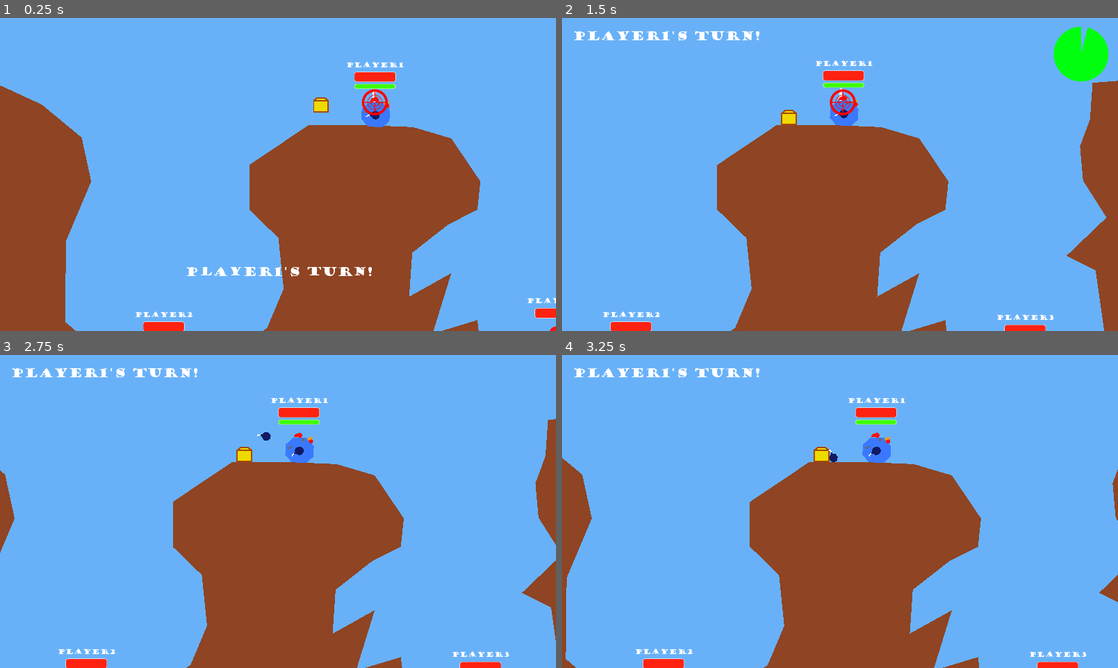
Above: before the commit, frames 1-4 (two rows, left to right).
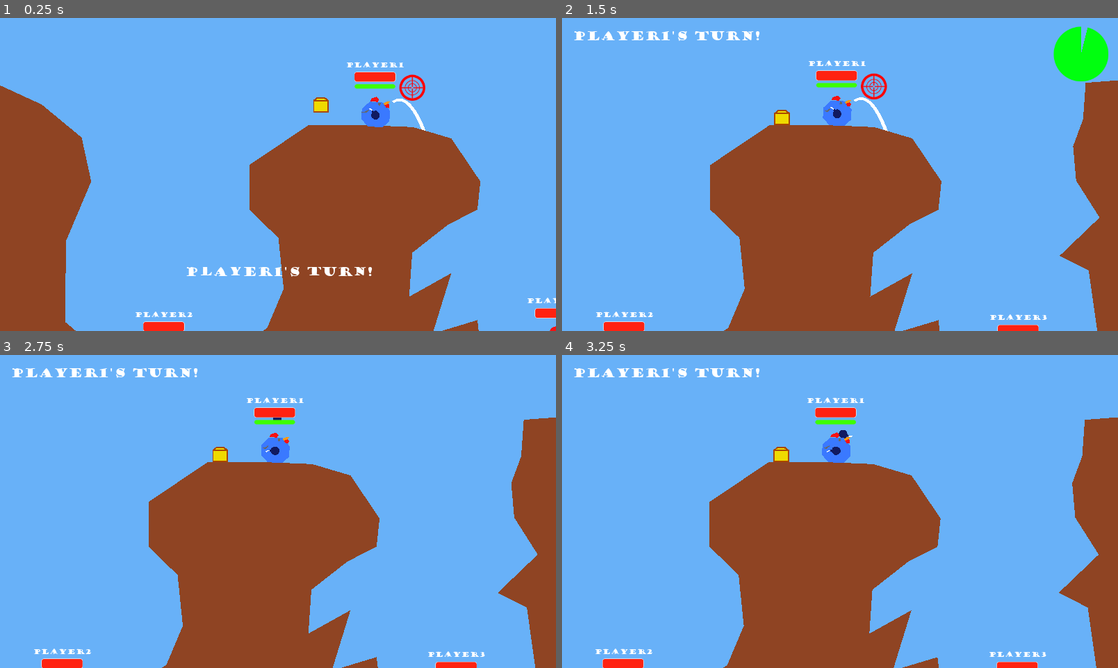
Above: after the commit, the same moments.

Repository: Athakaspen/NotWorms
Game: Godot game, scene res://MainScenes/Level.tscn
Same seed, same stepped clock (60 frames per second), same inputs: the game is played once before the commit and once after it. The engine's default icon, where the game draws it, is replaced by a stand-in: a white triangle on a blue panel in a dark square.
Inputs (mouse positions are in pixels of both pictures, inside the frame that each line leads up to):
- Up to frame 1 (0.25 s): no input
- Up to frame 2 (1.5 s): move the mouse to (867, 174) at 0.52 s; hold D (right) 0.53-1.25 s; hold Y (ready) 0.53-1.25 s; tap W (jump) at 0.77, 1.07 s; click (867, 174) at 0.8 s; click "Ready (Y)" at 1.25 s
- Up to frame 3 (2.75 s): move the mouse to (250, 511) at 2.02 s; hold A (left) from 2.03 s (still down); click (250, 511) at 2.1 s; tap W (jump) at 2.27, 2.3, 2.57 s
- Up to frame 4 (3.25 s): move the mouse to (851, 505) at 2.77 s; release A (left) at 2.78 s; hold D (right) from 2.78 s (still down); hold W (jump) from 2.78 s (still down); tap Y (ready) at 3.05 s

The runs differ from the first frame. In frame 1, 0.5% of the frame differs, in the area x 63-77%, y 18-36%; in frame 2, 4.4%; in frame 3, 12%; in frame 4, 19%, in the area x 0-100%, y 13-100%.

Commit message:
Aim point is now relative to the player's position

Diff:
--- a/Scripts/Player.gd
+++ b/Scripts/Player.gd
@@ -7,11 +7,11 @@
 onready var player_body = $PlayerBody
 onready var turn_timer = $TurnTimer
 onready var turn_queue = $".."
-onready var aim_point = $AimPoint
+#onready var aim_point = $AimPoint
 onready var tag = $GamerTag
 
-var controller_aim_speed = 1000
-var max_aim_dist = 600
+#var controller_aim_speed = 1000
+#var max_aim_dist = 600
 
 export var MAX_HEALTH = 100
 var health
@@ -30,7 +30,6 @@
 
 # Called when the node enters the scene tree for the first time.
 func _ready():
-	aim_point.position = player_body.position
 	tag.set_player_name(name)
 	health = MAX_HEALTH
 	update_healthbar()
@@ -39,22 +38,6 @@
 func _process(delta):
 	# ah cahnt dyu aneethin if ahm ded
 	#if is_dead: return
-
-	if is_my_turn and not inventory_open:
-		# Controller Movement
-		var aim_input = Vector2(
-			Input.get_action_strength("aim_right") - Input.get_action_strength("aim_left"),
-			Input.get_action_strength("aim_down") - Input.get_action_strength("aim_up")
-		)
-		if aim_input.length() > 0:
-#			var cur_mouse_pos = get_viewport().get_mouse_position()
-#			Input.warp_mouse_position(cur_mouse_pos + aim_input * controller_aim_speed * delta)
-			aim_point.position += aim_input * controller_aim_speed * delta
-
-		# Lock cursor within a radius of the player
-		if player_body.position.distance_to(aim_point.position) > max_aim_dist:
-			var difference:Vector2 = aim_point.position - player_body.position
-			aim_point.position = player_body.position + difference.normalized()*max_aim_dist
 
 	# Stick tag to player's head
 	tag.position = player_body.position + Vector2.UP * 50
@@ -68,10 +51,6 @@
 		elif event.is_action_released("menu_open"):
 			# This also switches to the selected weapon
 			close_inventory()
-
-	if is_my_turn:
-		if event is InputEventMouseMotion and not inventory_open:
-			aim_point.position += event.relative
 
 
 #	if event.is_action_pressed("menu_open"):
@@ -113,7 +92,6 @@
 # before the actual turn begins. It's here to set up visuals mostly.
 func init_preturn():
 	in_preturn = true
-	aim_point.visible = true
 #	aim_point.position = player_body.position
 	player_body.set_state_preturn()
 	tag.set_turn_active(true)
@@ -139,7 +117,6 @@
 	if inventory_open: close_inventory()
 	player_body.set_state_postturn()
 	is_my_turn = false
-	aim_point.visible = false
 	# Stop the timer if it's still going
 	turn_timer.stop()
 	emit_signal("turn_done")
--- a/Scripts/PlayerBody.gd
+++ b/Scripts/PlayerBody.gd
@@ -6,9 +6,11 @@
 export var MAX_SPEED = 400
 export var H_damping := 3.0
 
+var controller_aim_speed = 1000
+var max_aim_dist = 600
 
 export var jump_force := 350.0
-export var air_jump_scalar := 0.69
+export var air_jump_scalar := 0.75
 export var jump_delay := 0.2
 # Whether the jump cooldown is inactive
 var can_jump_cooldown = true
@@ -22,6 +24,7 @@
 
 onready var parent = $".."
 onready var jump_timer = $JumpTimer
+onready var aim_point = $AimPointHolder/AimPoint
 
 var PREV_STATE
 var STATE
@@ -63,6 +66,7 @@
 
 func set_state_preturn():
 	STATE = State.PRETURN
+	aim_point.visible = true
 	cur_stamina = MAX_STAMINA
 	if parent.inventory_contents[cur_weapon.id_string] == 0:
 		switch_weapon(default_weapon)
@@ -75,6 +79,7 @@
 
 func set_state_postturn():
 	STATE = State.POSTTURN
+	aim_point.visible = false
 	cur_weapon.hide_trajectory()
 
 func set_state_menu():
@@ -99,18 +104,41 @@
 	# Regen stamina
 	cur_stamina = clamp(cur_stamina + STAMINA_REGEN*delta, 0, MAX_STAMINA)
 
+	# Aim point location
+	# Start by locking the holder's rotation
+	$AimPointHolder.global_rotation = 0
+	if STATE == State.TURN:
+		# Controller Movement
+		var aim_input = Vector2(
+			Input.get_action_strength("aim_right") - Input.get_action_strength("aim_left"),
+			Input.get_action_strength("aim_down") - Input.get_action_strength("aim_up")
+		)
+		if aim_input.length() > 0:
+#			var cur_mouse_pos = get_viewport().get_mouse_position()
+#			Input.warp_mouse_position(cur_mouse_pos + aim_input * controller_aim_speed * delta)
+			aim_point.global_position += aim_input * controller_aim_speed * delta
+
+		# Lock cursor within a radius of the player
+		if aim_point.position.length() > max_aim_dist:
+			aim_point.position = aim_point.position.normalized()*max_aim_dist
+
 	# Point weapon at target
-	$RotPoint.look_at(parent.aim_point.global_position)
+	$RotPoint.look_at(aim_point.global_position)
 	# regenerate the trajectory line based on new aim
-	cur_weapon.update_trajectory(position.distance_to(parent.aim_point.position))
+	cur_weapon.update_trajectory(position.distance_to(aim_point.position))
 
 
 func _input(event: InputEvent) -> void:
 	# Bail if it's not ur turn
 	if STATE != State.TURN: return
 
+	# Aiming with mouse
+	if event is InputEventMouseMotion:
+		aim_point.global_position += event.relative
+
+	# Shooting input
 	if event.is_action_pressed("shoot"):
-		var did_shoot = cur_weapon.do_shoot(position.distance_to(parent.aim_point.position))
+		var did_shoot = cur_weapon.do_shoot(position.distance_to(aim_point.position))
 		if MatchInfo.oneshot and did_shoot:
 			parent.decrease_ammo(cur_weapon.id_string)
 			parent.end_turn()
@@ -122,7 +150,6 @@
 
 	# No input-based movement if it's not ur turn
 	if STATE != State.TURN:
-
 		# This delta checks if Engine.time_scale is 0,
 		# which happens when we're paused and breaks things
 		if delta != 0:
@@ -183,5 +210,12 @@
 			var jump_bonus = linear_velocity.y * 0.8
 			apply_central_impulse(Vector2.UP * jump_bonus * mass)
 
+var MIN_AIM_MARGIN = 50
+# returns a float between 0 and one, how string the shot should be
+func get_aim_strength() -> float:
+	var dist = aim_point.position.length()
+	dist = clamp(dist-MIN_AIM_MARGIN, 0, max_aim_dist)
+	return dist/(max_aim_dist-MIN_AIM_MARGIN)
+
 func get_stamina_percent() -> float:
 	return clamp((cur_stamina - JUMP_COST) / (MAX_STAMINA-JUMP_COST), 0, 1)
--- a/Scripts/Singletons/MatchInfo.gd
+++ b/Scripts/Singletons/MatchInfo.gd
@@ -17,7 +17,7 @@
 # Length of each turn, in seconds
 var turn_duration : float = 5.0
 # The visible timer runs out coyote_time seconds before turn ends
-var coyote_time : float = 0.2
+var coyote_time : float = 0.25
 
 var starting_inventory = {
 	"bomb": 200,
--- a/Scripts/TurnQueue.gd
+++ b/Scripts/TurnQueue.gd
@@ -172,7 +172,7 @@
 		CamMode.MIDPOINT:
 			# follow weighted midpoint of aiming
 			var player_weight = 1.2
-			cam_point = (player_weight*player_pos + active_player.aim_point.global_position) / (1+player_weight)
+			cam_point = (player_weight*player_pos + active_player.player_body.aim_point.global_position) / (1+player_weight)
 		CamMode.PROJECTILE:
 			# Follow projectiles
 			cam_point = MatchInfo.projectile_holder.get_cam_point()
--- a/Scripts/Weapons/BouncyBomb.gd
+++ b/Scripts/Weapons/BouncyBomb.gd
@@ -43,8 +43,8 @@
 	return true
 
 func get_shoot_velocity(dist):
-	dist = clamp(dist-50, 0, 700)
-	return dist/700 * (MAX_SHOOT_VEL - MIN_SHOOT_VEL) + MIN_SHOOT_VEL
+	return $"../..".get_aim_strength() \
+		* (MAX_SHOOT_VEL - MIN_SHOOT_VEL) + MIN_SHOOT_VEL
 
 func check_can_shoot()-> bool:
 	for body in $ShootPoint/CheckArea.get_overlapping_bodies():
--- a/Scripts/Weapons/RocketLauncher.gd
+++ b/Scripts/Weapons/RocketLauncher.gd
@@ -49,8 +49,8 @@
 	return true
 
 func get_shoot_velocity(dist):
-	dist = clamp(dist-50, 0, 700)
-	return dist/700 * (MAX_SHOOT_VEL - MIN_SHOOT_VEL) + MIN_SHOOT_VEL
+	return $"../..".get_aim_strength() \
+		* (MAX_SHOOT_VEL - MIN_SHOOT_VEL) + MIN_SHOOT_VEL
 
 func set_active():
 	traj_line.visible = true
--- a/Scripts/Weapons/RomanCandle.gd
+++ b/Scripts/Weapons/RomanCandle.gd
@@ -9,7 +9,7 @@
 var MIN_SHOOT_VEL := 300.0
 var projectile_mass := 0.4
 var projectile_gravity := 4.0
-var num_projectiles : int = 16
+var num_projectiles : int = 14
 var projectile_damage := 3
 var fire_delay := 0.02 # seconds
 var projectile_spread := 20.0 # Degrees
@@ -75,8 +75,8 @@
 		yield(get_tree().create_timer(fire_delay), "timeout")
 
 func get_shoot_velocity(dist):
-	dist = clamp(dist-50, 0, 700)
-	return dist/700 * (MAX_SHOOT_VEL - MIN_SHOOT_VEL) + MIN_SHOOT_VEL
+	return $"../..".get_aim_strength() \
+		* (MAX_SHOOT_VEL - MIN_SHOOT_VEL) + MIN_SHOOT_VEL
 
 func set_active():
 	traj_line.visible = true
--- a/SubScenes/Player/GamerTag.tscn
+++ b/SubScenes/Player/GamerTag.tscn
@@ -63,6 +63,7 @@
 texture_under = ExtResource( 6 )
 texture_progress = ExtResource( 5 )
 fill_mode = 6
+tint_under = Color( 1, 1, 1, 0 )
 tint_progress = Color( 0.243137, 1, 0, 1 )
 __meta__ = {
 "_edit_use_anchors_": false
--- a/SubScenes/Player/Player.tscn
+++ b/SubScenes/Player/Player.tscn
@@ -1,9 +1,8 @@
-[gd_scene load_steps=5 format=2]
+[gd_scene load_steps=4 format=2]
 
 [ext_resource path="res://Scripts/Player.gd" type="Script" id=1]
 [ext_resource path="res://SubScenes/Player/GamerTag.tscn" type="PackedScene" id=2]
 [ext_resource path="res://SubScenes/Player/PlayerBody.tscn" type="PackedScene" id=3]
-[ext_resource path="res://Sprites/crosshair.png" type="Texture" id=6]
 
 [node name="Player1" type="Node2D"]
 script = ExtResource( 1 )
@@ -16,12 +15,6 @@
 
 [node name="GamerTag" parent="." instance=ExtResource( 2 )]
 
-[node name="AimPoint" type="Position2D" parent="."]
-visible = false
-
-[node name="Sprite" type="Sprite" parent="AimPoint"]
-texture = ExtResource( 6 )
-
 [connection signal="timeout" from="TurnTimer" to="." method="_on_TurnTimer_timeout"]
 
 [editable path="PlayerBody"]
--- a/SubScenes/Player/PlayerBody.tscn
+++ b/SubScenes/Player/PlayerBody.tscn
@@ -1,6 +1,7 @@
-[gd_scene load_steps=2 format=2]
+[gd_scene load_steps=3 format=2]
 
 [ext_resource path="res://Scripts/PlayerBody.gd" type="Script" id=1]
+[ext_resource path="res://Sprites/crosshair.png" type="Texture" id=2]
 
 [node name="PlayerBody" type="RigidBody2D" groups=["Knockback", "Player"]]
 mass = 1.5
@@ -58,4 +59,16 @@
 [node name="JumpTimer" type="Timer" parent="."]
 one_shot = true
 
+[node name="AimPointHolder" type="Node2D" parent="."]
+
+[node name="AimPoint" type="Position2D" parent="AimPointHolder"]
+visible = false
+position = Vector2( 85, -63 )
+__meta__ = {
+"_edit_group_": true
+}
+
+[node name="Sprite" type="Sprite" parent="AimPointHolder/AimPoint"]
+texture = ExtResource( 2 )
+
 [connection signal="timeout" from="JumpTimer" to="." method="_on_JumpTimer_timeout"]
